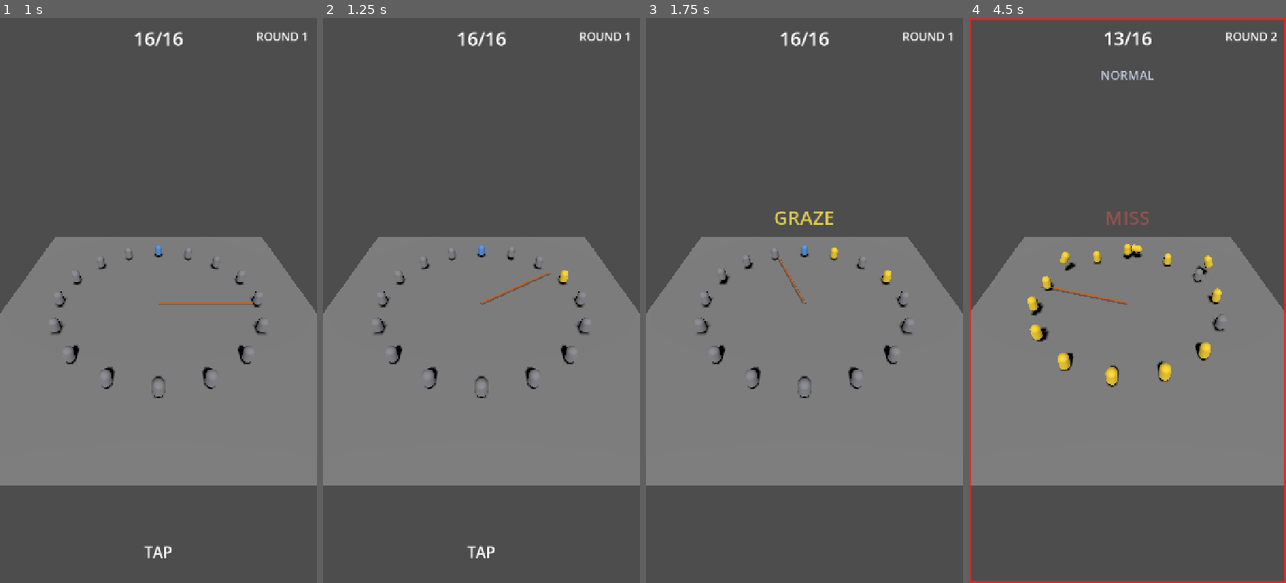
Above: before the commit, frames 1-4 (left to right).
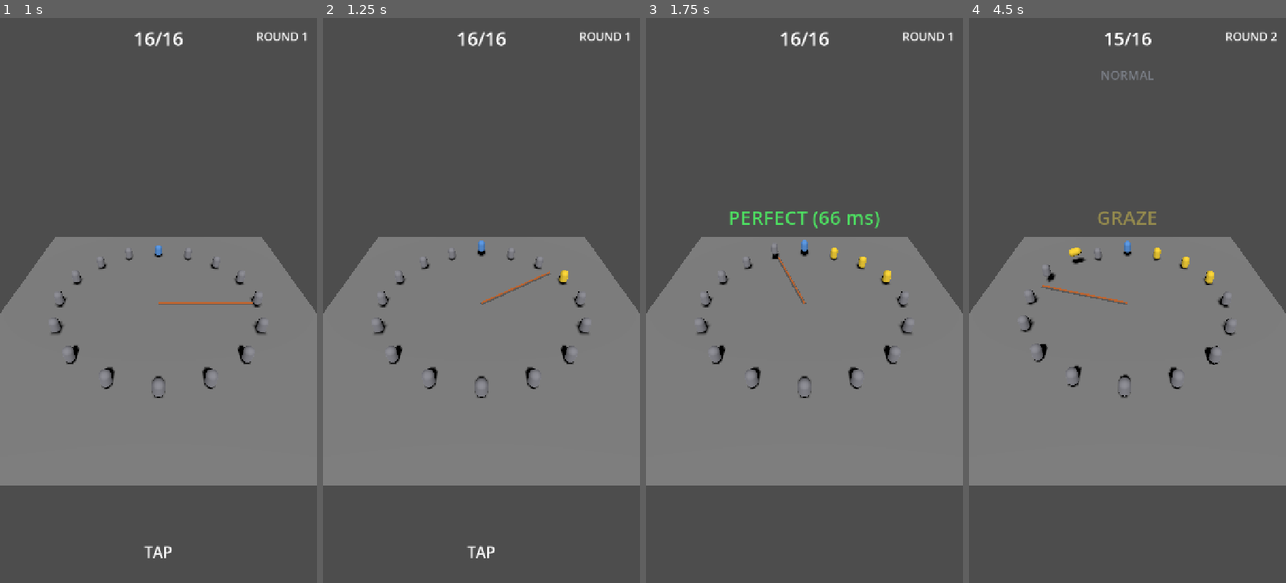
Above: after the commit, the same moments.

Repository: SametCanMavzer/loop-out
Game: Godot game, scene res://scenes/main.tscn
Same seed, same stepped clock (60 frames per second), same inputs: the game is played once before the commit and once after it.
Inputs:
- Up to frame 1 (1 s): tap Enter at 0.5 s; tap Space (jump) at 0.6, 0.77 s
- Up to frame 2 (1.25 s): tap Space (jump) at 1.07 s
- Up to frame 3 (1.75 s): tap S (duck) at 1.35 s; tap Space (jump) at 1.52, 1.55 s
- Up to frame 4 (4.5 s): tap Space (jump) at 1.82, 2.3, 3.02, 3.05, 3.32, 3.77, 3.8, 4.07, 4.35 s; tap M at 2.1 s; tap E at 2.85 s; tap R at 3.6 s

Frame 1 is identical in both runs. In frame 2, less than 0.1% of the frame differs, in the area x 48-61%, y 39-43%; in frame 3, 0.8%; in frame 4, 4.6%, in the area x 0-100%, y 0-100%.

Commit message:
fix: clock advanced twice per frame in the real game (root cause of the easy game)
Samet reported winning by round 5-6 in ~15s while sim_balance insisted the curve was
healthy (~28 rounds, 60s). Ran the same seed through both execution paths side by side
(scripts/dev/probe_ab.gd) and they diverged completely:

  tick 1200 | sim path: round 8, 10 alive | game path: round 5, 2 alive

Root cause: ArenaController.step() calls clock.advance(), but begin() also calls
clock.start(), which enables TickClock's own _physics_process - so the tick advanced
twice per frame. current_tick then ran at double the rope's angular progress, so every
tick-based calculation drifted: bots compute "the rope reaches me in N ticks" and jumped
roughly twice too early, missed constantly and were wiped out, leaving the player
standing. The simulation was right all along; the real game was the broken one.

Fix: the owner that drives the clock manually must disable the clock's autonomous
processing (clock.set_physics_process(false)). Documented both usage modes on TickClock
so this cannot be reintroduced by accident.

Verification:
- probe_ab now reports identical results for both paths on the same seed.
- sim_audit_f8 gained a guard (clock must not self-process, one step == one tick); the
  guard was mutation-tested - reintroducing the bug makes it fail.
- probe_real_game rewritten to drive main.tscn with a competent player proxy and compare
  against the GDD 4.2 curve: round 5 -> 14 alive (target 13), round 12 -> 8 (target 9),
  matching sim_balance. (Full-length measurement times out because main.tscn runs slowly
  headless with the view/audio layers - a limitation of the probe, not the game.)
- Other TickClock users (play_test, arena_test, rope_demo) drive it manually without
  start(), so they were never affected.

18 tests + 4 simulations green.

Co-Authored-By: Claude Opus 4.8 <noreply@anthropic.com>

Diff:
--- /dev/null
+++ b/scenes/dev/probe_ab.tscn
@@ -0,0 +1,6 @@
+[gd_scene load_steps=2 format=3 uid="uid://bipatlaprobeab1"]
+
+[ext_resource type="Script" path="res://scripts/dev/probe_ab.gd" id="1"]
+
+[node name="ProbeAB" type="Node"]
+script = ExtResource("1")
--- /dev/null
+++ b/scenes/dev/probe_real_game.tscn
@@ -0,0 +1,6 @@
+[gd_scene load_steps=2 format=3 uid="uid://bipatlaprobe01"]
+
+[ext_resource type="Script" path="res://scripts/dev/probe_real_game.gd" id="1"]
+
+[node name="ProbeRealGame" type="Node"]
+script = ExtResource("1")
--- a/scripts/core/arena_controller.gd
+++ b/scripts/core/arena_controller.gd
@@ -51,6 +51,11 @@
 func setup(input_queue: InputQueue) -> void:
 	_input_queue = input_queue
 	add_child(clock)
+	# ÖNEMLİ: saati YALNIZ step() ilerletir. TickClock'un kendi _physics_process'i açık kalırsa
+	# tick her karede İKİ kez artar (biri burada, biri TickClock'ta) → current_tick ip açısından
+	# iki kat hızlı gider, botların "ip N tick sonra gelecek" hesabı bozulur ve hepsi erken
+	# zıplayıp ıskalar. (F8'den beri gerçek oyundaki tempo/zorluk bozukluğunun asıl sebebi buydu.)
+	clock.set_physics_process(false)
 	add_child(rope)
 	_r_min = float(Config.ring.get("r_min", 2.2))
 	_r_max = float(Config.ring.get("r_max", 9.0))
--- a/scripts/core/tick_clock.gd
+++ b/scripts/core/tick_clock.gd
@@ -1,7 +1,13 @@
 class_name TickClock extends Node
 ## 60Hz sabit tick çekirdeği (TDD §4.1). Tüm oyun mantığının tek zaman kaynağı.
-## Çalışırken her _physics_process'te bir tick ilerler; testler advance()'i doğrudan
-## çağırabilir (zamanlamadan bağımsız determinizm). GameState (F5) start/stop eder.
+##
+## ⚠ İKİ KULLANIM BİÇİMİ VAR, KARIŞTIRMA:
+##   1) Otonom: start() çağır, saat kendi _physics_process'inde ilerler.
+##   2) Dışarıdan sürülen: sahibi her adımda advance() çağırır (ArenaController böyle yapar,
+##      headless sim aynı kodu hızlı koşturabilsin diye).
+## İkisi aynı anda açık kalırsa tick kare başına İKİ kez artar; ip açısı tick'in yarısı kadar
+## ilerler ve tick'e dayanan her hesap (bot geçiş tahmini, havada kalma, crossing delta) bozulur.
+## Dışarıdan süren sahip mutlaka `set_physics_process(false)` demeli — sim_audit_f8 bunu kontrol eder.
 
 signal ticked(tick: int)
 
--- /dev/null
+++ b/scripts/dev/probe_ab.gd
@@ -0,0 +1,83 @@
+extends Node
+## A/B teşhis: AYNI seed, AYNI ArenaController — iki farklı çalıştırma yolu.
+##   A) manuel step()   → sim_balance'ın yaptığı (frame temposundan bağımsız)
+##   B) _physics_process → gerçek oyunun yaptığı
+## Sonuçlar farklıysa sorun çalıştırma yolunda/frame temposunda; aynıysa fark sahne
+## bileşenlerinden (ArenaView/HUD/Audio/Ads/Analytics) geliyordur.
+##
+## Çalıştırma: godot --headless scenes/dev/probe_ab.tscn
+
+const SEED := 20250801
+const TICKS := 1200          # 20 oyun-saniyesi
+
+var _b_ctrl: ArenaController
+var _b_queue: InputQueue
+var _b_log: Array = []
+var _a_log: Array = []
+
+
+func _ready() -> void:
+	_a_log = _run_manual(SEED)
+	# B: aynı seed, ama _physics_process ile sürülecek
+	_b_ctrl = ArenaController.new()
+	add_child(_b_ctrl)
+	_b_queue = InputQueue.new()
+	add_child(_b_queue)
+	_b_ctrl.setup(_b_queue)
+	_b_queue.setup(_b_ctrl.clock)
+	_b_ctrl.start_round(SEED)       # _physics_process açık kalır
+
+
+func _run_manual(seed: int) -> Array:
+	var ctrl := ArenaController.new()
+	add_child(ctrl)
+	var q := InputQueue.new()
+	add_child(q)
+	ctrl.setup(q)
+	q.setup(ctrl.clock)
+	ctrl.set_physics_process(false)
+	ctrl.start_round(seed)
+	var log: Array = []
+	for i in TICKS:
+		ctrl.step()
+		if ctrl.clock.current_tick % 120 == 0:
+			log.append([ctrl.clock.current_tick, ctrl.round_no, ctrl.alive_ids.size()])
+		if ctrl.alive_ids.size() <= 1:
+			break
+	log.append([ctrl.clock.current_tick, ctrl.round_no, ctrl.alive_ids.size()])
+	ctrl.queue_free()
+	q.queue_free()
+	return log
+
+
+func _physics_process(_dt: float) -> void:
+	if _b_ctrl == null:
+		return
+	var t: int = _b_ctrl.clock.current_tick
+	if t > 0 and t % 120 == 0 and (_b_log.is_empty() or _b_log[-1][0] != t):
+		_b_log.append([t, _b_ctrl.round_no, _b_ctrl.alive_ids.size()])
+	if t >= TICKS or _b_ctrl.alive_ids.size() <= 1:
+		_b_log.append([t, _b_ctrl.round_no, _b_ctrl.alive_ids.size()])
+		_report()
+		get_tree().quit()
+
+
+func _report() -> void:
+	print("=== A/B TEŞHİS (aynı seed %d) ===" % SEED)
+	print("  tick |  A: manuel step (sim yolu)  |  B: _physics_process (oyun yolu)")
+	var n: int = maxi(_a_log.size(), _b_log.size())
+	var mismatch := 0
+	for i in n:
+		var a: String = ("tur %2d canlı %2d" % [_a_log[i][1], _a_log[i][2]]) if i < _a_log.size() else "     —"
+		var b: String = ("tur %2d canlı %2d" % [_b_log[i][1], _b_log[i][2]]) if i < _b_log.size() else "     —"
+		var tick: int = _a_log[i][0] if i < _a_log.size() else _b_log[i][0]
+		var mark := ""
+		if i < _a_log.size() and i < _b_log.size() and _a_log[i][2] != _b_log[i][2]:
+			mark = "   <-- FARKLI"
+			mismatch += 1
+		print("  %5d |  %s  |  %s%s" % [tick, a, b, mark])
+	print("--- SONUÇ ---")
+	if mismatch == 0:
+		print("  Çalıştırma yolu FARK YARATMIYOR → fark sahne bileşenlerinden geliyor.")
+	else:
+		print("  %d noktada FARKLI → aynı seed farklı sonuç: determinizm/tempo sorunu." % mismatch)
--- /dev/null
+++ b/scripts/dev/probe_real_game.gd
@@ -0,0 +1,85 @@
+extends Node
+## GERÇEK oyunu (main.tscn) baştan sona ölçer ve GDD §4.2 eğrisiyle karşılaştırır.
+## Oyuncu yerine "iyi oynayan insan" vekili konur (Sağlam arketipi) — aksi hâlde headless'ta
+## oyuncu hiç zıplamaz, tur 2'de elenir ve oyun sonuç ekranında durur, eğri ölçülemez.
+##
+## Çalıştırma: godot --headless scenes/dev/probe_real_game.tscn
+
+const MAX_REAL_S := 240.0
+const CHECKPOINTS := [5, 12, 19, 29]
+const TARGETS := {5: 13, 12: 9, 19: 6, 29: 3}
+
+var _main: Node
+var _controller: ArenaController
+var _alive_at := {}
+var _elim_rounds: Array = []
+var _t0 := 0.0
+var _last_round := 0
+
+
+func _ready() -> void:
+	EventBus.jumper_eliminated.connect(_on_elim)
+	EventBus.round_started.connect(_on_round_started)
+	var scene := load("res://scenes/main.tscn") as PackedScene
+	_main = scene.instantiate()
+	add_child(_main)
+	await get_tree().process_frame
+	await get_tree().process_frame
+	_controller = _main.get_node("Arena3D").get_child(0).get_node("ArenaController")
+	_t0 = Time.get_ticks_msec() / 1000.0
+	print("=== GERÇEK OYUN ÖLÇÜMÜ (main.tscn, oyuncu = iyi oynayan vekil) ===")
+
+
+## Tur kurulduktan sonra oyuncunun girdisini "iyi oyuncu" vekiliyle değiştir.
+func _on_round_started(_round_no: int, _seed: int) -> void:
+	if _controller == null:
+		return
+	var pj: Jumper = _controller.jumper(ArenaController.PLAYER_ID)
+	if pj == null:
+		return
+	var arch := load("res://data/archetypes/saglam.tres") as BotArchetype
+	var brain := BotBrain.new()
+	brain.setup(Rng.bots, arch, _controller.rope, pj, _controller.round_no,
+		float(Config.bots.get("lookahead_ms", 600)))
+	pj.setup(brain, Config.jumper_tuning())
+
+
+func _on_elim(_id: int, _cause: int) -> void:
+	if _controller != null:
+		_elim_rounds.append(_controller.round_no)
+
+
+func _physics_process(_dt: float) -> void:
+	if _controller == null:
+		return
+	var r: int = _controller.round_no
+	if r != _last_round:
+		_last_round = r
+		if not _alive_at.has(r):
+			_alive_at[r] = _controller.alive_ids.size()
+	var elapsed := Time.get_ticks_msec() / 1000.0 - _t0
+	if _controller.alive_ids.size() <= 1 or elapsed > MAX_REAL_S:
+		_report()
+		get_tree().quit()
+
+
+func _report() -> void:
+	var ticks: int = _controller.clock.current_tick
+	print("--- GDD §4.2 kadro eğrisi ---")
+	for cp in CHECKPOINTS:
+		if _alive_at.has(cp):
+			var v: int = _alive_at[cp]
+			var target: int = TARGETS[cp]
+			var mark := "✓" if absi(v - target) <= 2 else "✗ SAPMA"
+			print("  tur %2d: canlı %2d  (hedef %d)  %s" % [cp, v, target, mark])
+		else:
+			print("  tur %2d: ulaşılmadı" % cp)
+	print("--- oturum ---")
+	print("  bitiş turu: %d   canlı: %d" % [_controller.round_no, _controller.alive_ids.size()])
+	print("  süre: %d tick = %.0f sn   (GDD hedefi 60-120 sn)" % [ticks, float(ticks) / 60.0])
+	print("  toplam eleme: %d" % _elim_rounds.size())
+	var secs := float(ticks) / 60.0
+	if secs >= 55.0 and secs <= 130.0:
+		print("  SONUÇ: süre hedefte ✓")
+	else:
+		print("  SONUÇ: süre hedef dışı ✗")
--- a/scripts/dev/sim_audit_f8.gd
+++ b/scripts/dev/sim_audit_f8.gd
@@ -7,6 +7,7 @@
 
 
 func _ready() -> void:
+	_check_tick_advances_once_per_frame()
 	_check_prepare_does_not_run()
 	_check_input_queue_cleared_on_reset()
 	_check_stop_halts_simulation()
@@ -35,6 +36,24 @@
 func _free(d: Dictionary) -> void:
 	d.ctrl.queue_free()
 	d.q.queue_free()
+
+
+## Saat kare başına TAM BİR kez ilerlemeli. TickClock'un kendi _physics_process'i açık kalırsa
+## tick iki kat hızlı gider (biri step(), biri TickClock) → current_tick ile ip açısı ayrışır,
+## botların geçiş tahmini bozulur ve hepsi erken zıplayıp ıskalar. Gerçek oyunda yaşandı:
+## aynı seed sim'de tur 8/10 canlı verirken oyunda tur 5/2 canlı veriyordu.
+func _check_tick_advances_once_per_frame() -> void:
+	var d := _make()
+	d.ctrl.start_round(4242)                  # begin() → clock.start() çağırır
+	if d.ctrl.clock.is_physics_processing():
+		push_error("FAIL: TickClock kendi _physics_process'iyle de ilerliyor — tick çift sayılır.")
+		_fail += 1
+	var before: int = d.ctrl.clock.current_tick
+	d.ctrl.step()
+	if d.ctrl.clock.current_tick != before + 1:
+		push_error("FAIL: bir step() tam 1 tick ilerletmeli (%d → %d)."
+			% [before, d.ctrl.clock.current_tick]); _fail += 1
+	_free(d)
 
 
 ## prepare_round kadroyu kurar ama simülasyonu BAŞLATMAZ (geri sayımda ip dönmemeli).
Not shown, added: scripts/dev/probe_ab.gd.uid
Not shown, added: scripts/dev/probe_real_game.gd.uid
